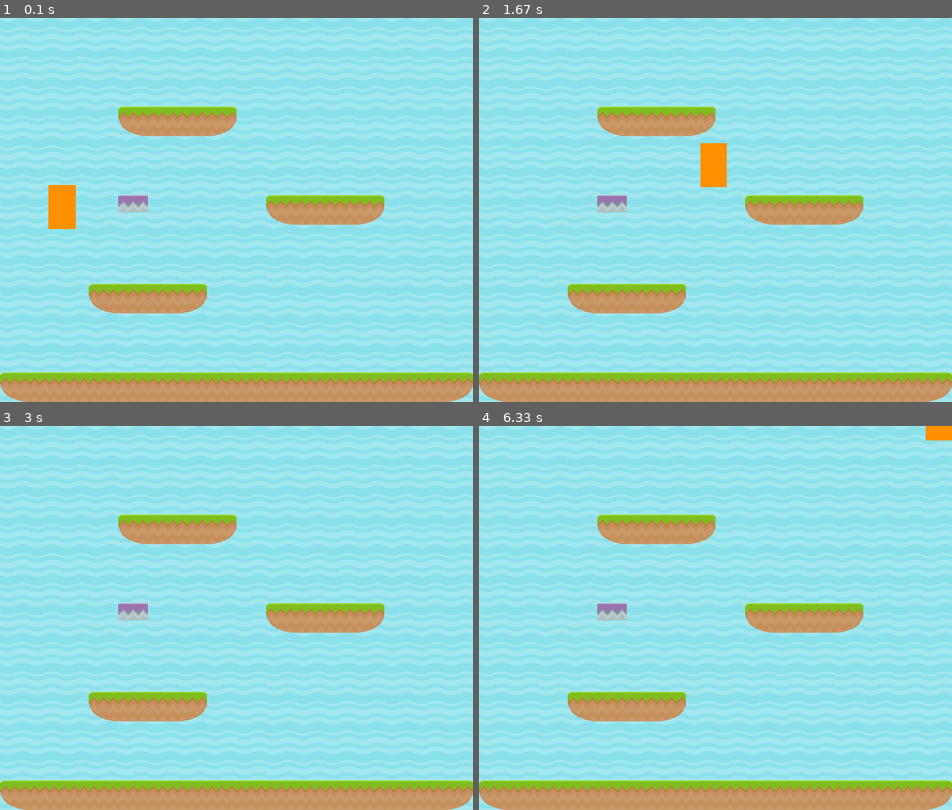
Above: before the commit, frames 1-4 (two rows, left to right).
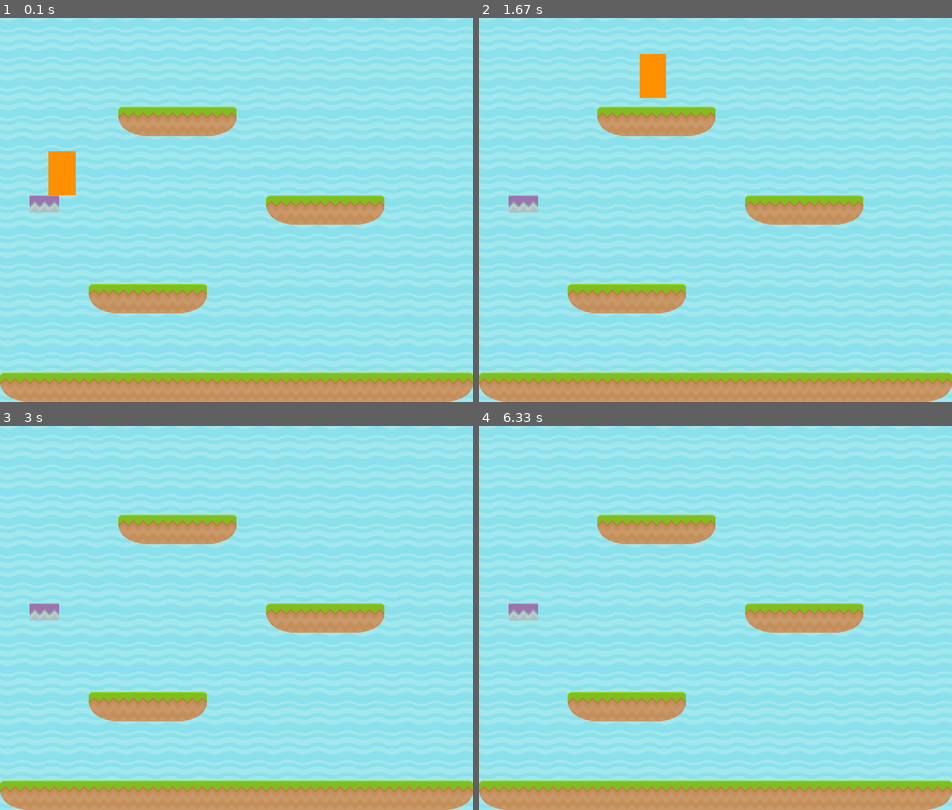
Above: after the commit, the same moments.

Repository: SaranSundar/RobattlePVP
Game: pygame game, started from game.py
Two runs of this game, one before a commit and one after it. Both use one fixed random seed, a clock stepped at 60 frames per second and the inputs below.
Inputs:
- Up to frame 1 (0.1 s): no input
- Up to frame 2 (1.67 s): tap Space at 0.33, 0.73, 1.03, 1.23, 1.57 s; hold Right 0.67-1.13 s; hold Up 1.17-1.47 s; hold Right from 1.5 s (still down)
- Up to frame 3 (3 s): tap Space at 1.87, 2.07, 2.37, 2.63, 2.97 s; release Right at 1.97 s; hold Left 2-2.53 s; hold Down 2.57-2.87 s; hold Left from 2.9 s (still down)
- Up to frame 4 (6.33 s): tap Space at 3.27, 3.8, 4.1, 4.87, 5.17, 6.2 s; release Left at 3.3 s; hold Right 3.73-4.37 s; hold Left 4.8-5.27 s; hold Right from 6.13 s (still down)

The runs differ from the first frame. In frame 1, 1.5% of the frame differs, in the area x 6-32%, y 34-55%; in frame 2, 1.8%, in the area x 6-53%, y 9-51%; in frame 3, 0.6%; in frame 4, 0.8%.

Commit message:
block mapping

Diff:
--- a/player.py
+++ b/player.py
@@ -169,7 +169,6 @@
             self.rect.left = 0
 
         self.image = collision_image
-        print(self.rect.bottom)
         self.animation.update_frame()
 
     def calc_gravity(self):
--- /dev/null
+++ b/resources/maps/block_mapping.txt
@@ -0,0 +1,12 @@
+BG_BLOCK    =   .   /   (7,3)   /   False
+GRASS_BLOCK =   g   /   (7, 8)
+ALARM_BLOCK =   a   /   (0, 2)  /   False
+TORCH_BLOCK =   t   /   (1, 2)
+ITEM_BLOCK  =   i   /   (0, 0)
+CRATE_BLOCK =   c   /   (0, 11)
+WARN_BLOCK  =   w   /   (0, 5)
+EXIT_BLOCK  =   e   /   (4, 5)
+BKEY_BLOCK  =   b   /   (6, 7)
+RGRAS_BLOCK =   1   /   (8, 8)
+LGRAS_BLOCK =   2   /   (8, 10)
+PHALF_BLOCK =   5   /   (2, 0)
--- a/resources/maps/level1.txt
+++ b/resources/maps/level1.txt
@@ -4,7 +4,7 @@
 ....2gg1........
 ................
 ................
-....p....2gg1...
+.5.......2gg1...
 ................
 ................
 ...2gg1.........
--- a/room.py
+++ b/room.py
@@ -12,6 +12,7 @@
     scale_block_size = 55
     spritesheet_block_size = 70  # 70 x 70
     file_path = get_path_name("maps", filename)
+    block_mapping = create_block_mapping()
     with open(file_path, 'r') as f:
         lines = f.readlines()
         row = 0
@@ -21,42 +22,43 @@
             for char in line:
                 x = col * scale_block_size
                 y = row * scale_block_size
-                can_collide = True
-                image = None
-                if char == ".":
-                    image = constants.BACKGROUND_BLOCK
-                    can_collide = False
-                elif char == "a":
-                    image = constants.ALARM_BLOCK
-                    can_collide = False
-                elif char == "g":
-                    image = constants.GRASS_BLOCK
-                elif char == "1":
-                    image = constants.RGRASS_BLOCK
-                elif char == "2":
-                    image = constants.LGRASS_BLOCK
-                elif char == "b":
-                    image = constants.BKEY_BLOCK
-                elif char == "e":
-                    image = constants.EXIT_BLOCK
-                elif char == "p":
-                    image = constants.HPURPLE_BLOCK
-
-                if image is not None:
-                    image = get_block_sprite(image, spritesheet_block_size, scale_block_size,
-                                             spritesheet)
+                image = block_mapping[char][0]
+                can_collide = block_mapping[char][1]
+                image = get_block_sprite(image, spritesheet_block_size, scale_block_size,
+                                         spritesheet)
                 block = Block(x, y, scale_block_size, scale_block_size, image, can_collide)
+                if char != ".":
+                    bg_image = get_block_sprite(constants.BACKGROUND_BLOCK, spritesheet_block_size, scale_block_size,
+                                                spritesheet)
+                    bg = Block(x, y, scale_block_size, scale_block_size, bg_image, can_collide)
+                    background_blocks.add(bg)
                 if can_collide:
                     collision_blocks.add(block)
-                    image = get_block_sprite(constants.BACKGROUND_BLOCK, spritesheet_block_size, scale_block_size,
-                                             spritesheet)
-                    bg = Block(x, y, scale_block_size, scale_block_size, image, can_collide)
-                    background_blocks.add(bg)
                 else:
                     background_blocks.add(block)
                 col += 1
             row += 1
     return background_blocks, collision_blocks
+
+
+def create_block_mapping():
+    file_path = get_path_name("maps", "block_mapping.txt")
+    with open(file_path, 'r') as f:
+        lines = f.readlines()
+        block_mapping = {}
+        for line in lines:
+            line = line.strip()
+            line = line.replace("\t", "")
+            line = line.replace(" ", "")
+            line = line.split("/")
+            location = eval(line[1])
+            letter = line[0].split("=")[1]
+            if len(line) == 2:
+                block = (location, True)
+            else:
+                block = (location, False)
+            block_mapping[letter] = block
+        return block_mapping
 
 
 def get_block_sprite(block, block_size, scale_size, spritesheet):
